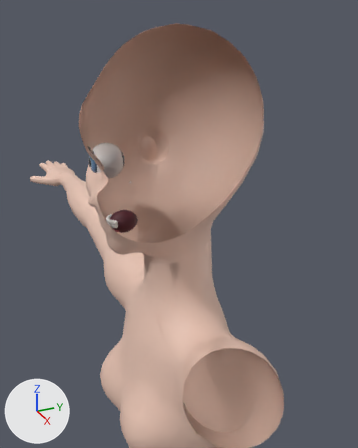
The glTF model characters/feyre/model/feyre.glb: old version first, new version second.
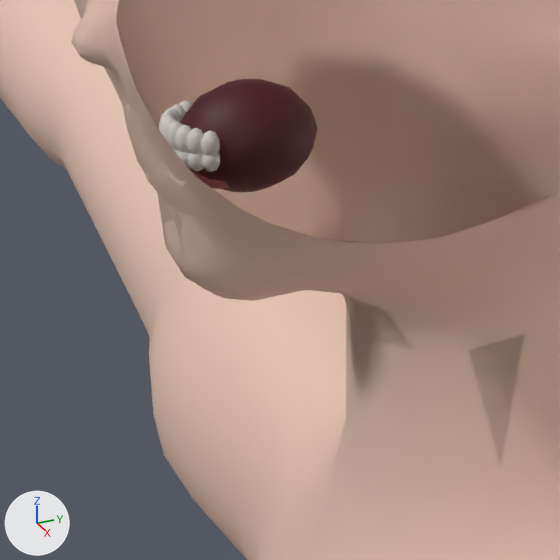
The first picture shows the older version from a camera (50 mm lens) standing at (0.5012, -0.2118, 1.6787) and looking at (0.0284, 0.001, 1.4423). The close-ups show the older and then the newer version on the part from 21% to 52% of the width and 43% to 69% of the height of that picture. Only the edits that show in the close-ups are written down. Lighting does not change. The marker at lower left points along +X, +Y and +Z. Everything nearer to the camera than a plane just in front of the edit is cut away. Vertices at exactly the same position are counted once.

The first close-up shows 'Body', 'Body_LOD1', 'Mouth'.
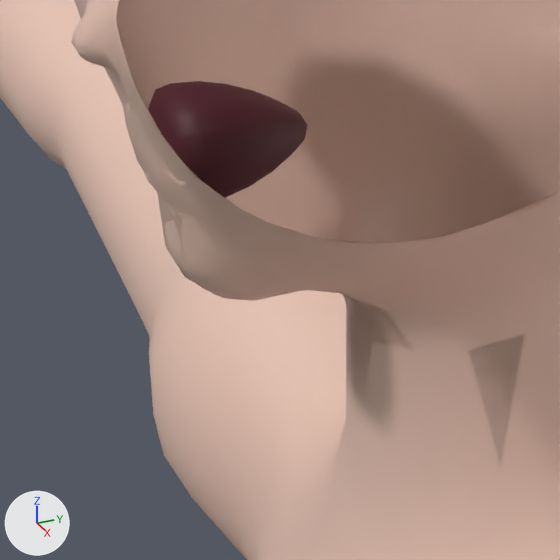
Location of each change, (x1, y1, x2, y2) in pixels of the close-ups (560 x 560 px; the box of a moved part takes in the faces that stretch with it):
'Mouth', reshaped: before (159, 79, 317, 193); after (148, 81, 308, 198)
part 1 of me_mouth, moved or reshaped (not visible afterwards): before (179, 100, 192, 112)
part 2 of me_mouth, moved or reshaped (not visible afterwards): before (171, 104, 186, 121)
part 3 of me_mouth, moved or reshaped (not visible afterwards): before (165, 108, 180, 122)
part 4 of me_mouth, moved or reshaped (not visible afterwards): before (159, 111, 177, 124)
part 5 of me_mouth, moved or reshaped (not visible afterwards): before (159, 113, 174, 132)
part 6 of me_mouth, moved or reshaped (not visible afterwards): before (161, 117, 177, 141)
part 7 of me_mouth, moved or reshaped (not visible afterwards): before (167, 121, 182, 149)
part 8 of me_mouth, moved or reshaped (not visible afterwards): before (175, 125, 192, 152)
part 9 of me_mouth, moved or reshaped (not visible afterwards): before (187, 128, 204, 154)
part 10 of me_mouth, moved or reshaped (not visible afterwards): before (201, 130, 220, 155)
part 11 of me_mouth, moved or reshaped (not visible afterwards): before (195, 173, 230, 189)
part 12 of me_mouth, moved or reshaped (not visible afterwards): before (177, 151, 191, 169)
part 13 of me_mouth, moved or reshaped (not visible afterwards): before (188, 153, 204, 171)
part 14 of me_mouth, moved or reshaped (not visible afterwards): before (202, 152, 220, 172)
part 15 of me_mouth, rebuilt (17% wider): before (180, 79, 317, 193); after (148, 81, 308, 198)

Diff of the bpy script that builds the scene:
```diff
--- a/characters/feyre/model/feyre.glb.py
+++ b/characters/feyre/model/feyre.glb.py
@@ me_mouth @@
 # used by ob_mouth; location = (0.0, 0.0, 0.0)
-me_mouth.from_pydata(...)  # 856 vertices, 1596 faces; spans x -0.0128..0.0128, y -0.0767..-0.0397, z 1.4315..1.458
+me_mouth.from_pydata(...)  # 1020 vertices, 1910 faces; spans x -0.0147..0.0147, y -0.0786..-0.0411, z 1.433..1.4585
+# me_mouth part 1: the loose piece of 34 vertices spanning x -0.0112..-0.0077, y -0.07..-0.0656, z 1.4449..1.452 is moved by (0.0, 0.0013, 0.0)
+# me_mouth part 2: the loose piece of 34 vertices spanning x -0.0091..-0.0056, y -0.0726..-0.0683, z 1.4449..1.4524 is moved by (0.0, 0.002, 0.0)
+# me_mouth part 3: the loose piece of 34 vertices spanning x -0.007..-0.0035, y -0.0747..-0.0703, z 1.4449..1.4527 is moved by (0.0, 0.0025, 0.0)
+# me_mouth part 4: the loose piece of 34 vertices spanning x -0.0049..-0.0014, y -0.076..-0.0716, z 1.4449..1.453 is moved by (0.0, 0.0028, 0.0)
+# me_mouth part 5: the loose piece of 34 vertices spanning x -0.0028..0.0007, y -0.0767..-0.0723, z 1.4449..1.4533 is moved by (0.0, 0.003, 0.0)
+# me_mouth part 6: the loose piece of 34 vertices spanning x -0.0007..0.0028, y -0.0767..-0.0723, z 1.4449..1.4533 is moved by (0.0, 0.003, 0.0)
+# me_mouth part 7: the loose piece of 34 vertices spanning x 0.0014..0.0049, y -0.076..-0.0716, z 1.4449..1.453 is moved by (0.0, 0.0028, 0.0)
+# me_mouth part 8: the loose piece of 34 vertices spanning x 0.0035..0.007, y -0.0747..-0.0703, z 1.4449..1.4527 is moved by (0.0, 0.0025, 0.0)
+# me_mouth part 9: the loose piece of 34 vertices spanning x 0.0056..0.0091, y -0.0726..-0.0683, z 1.4449..1.4524 is moved by (0.0, 0.002, 0.0)
+# me_mouth part 10: the loose piece of 34 vertices spanning x 0.0077..0.0112, y -0.07..-0.0656, z 1.4449..1.452 is moved by (0.0, 0.0013, 0.0)
+# me_mouth part 11: the loose piece of 69 vertices spanning x -0.0092..0.0092, y -0.0729..-0.0477, z 1.4337..1.4425 is scaled about its middle by (0.972, 0.917, 0.85), then moved by (0.0, -0.0004, 0.0017)
+# me_mouth part 12: the loose piece of 34 vertices spanning x 0.0035..0.007, y -0.0747..-0.0703, z 1.4412..1.4478 is moved by (0.0, 0.0025, 0.0)
+# me_mouth part 13: the loose piece of 34 vertices spanning x 0.0056..0.0091, y -0.0726..-0.0683, z 1.4415..1.4478 is moved by (0.0, 0.002, 0.0)
+# me_mouth part 14: the loose piece of 34 vertices spanning x 0.0077..0.0112, y -0.07..-0.0656, z 1.4417..1.4478 is moved by (0.0, 0.0013, 0.0)
+# me_mouth part 15: the loose piece of 107 vertices spanning x -0.0128..0.0128, y -0.0725..-0.0397, z 1.4315..1.458 is rebuilt with 271 vertices and now spans x -0.0147..0.0147, y -0.0786..-0.0411, z 1.433..1.4585
+# other edits to the shape of me_mouth do not show in these pictures
 me_mouth.materials.append(mat_mouth_inside)
```
